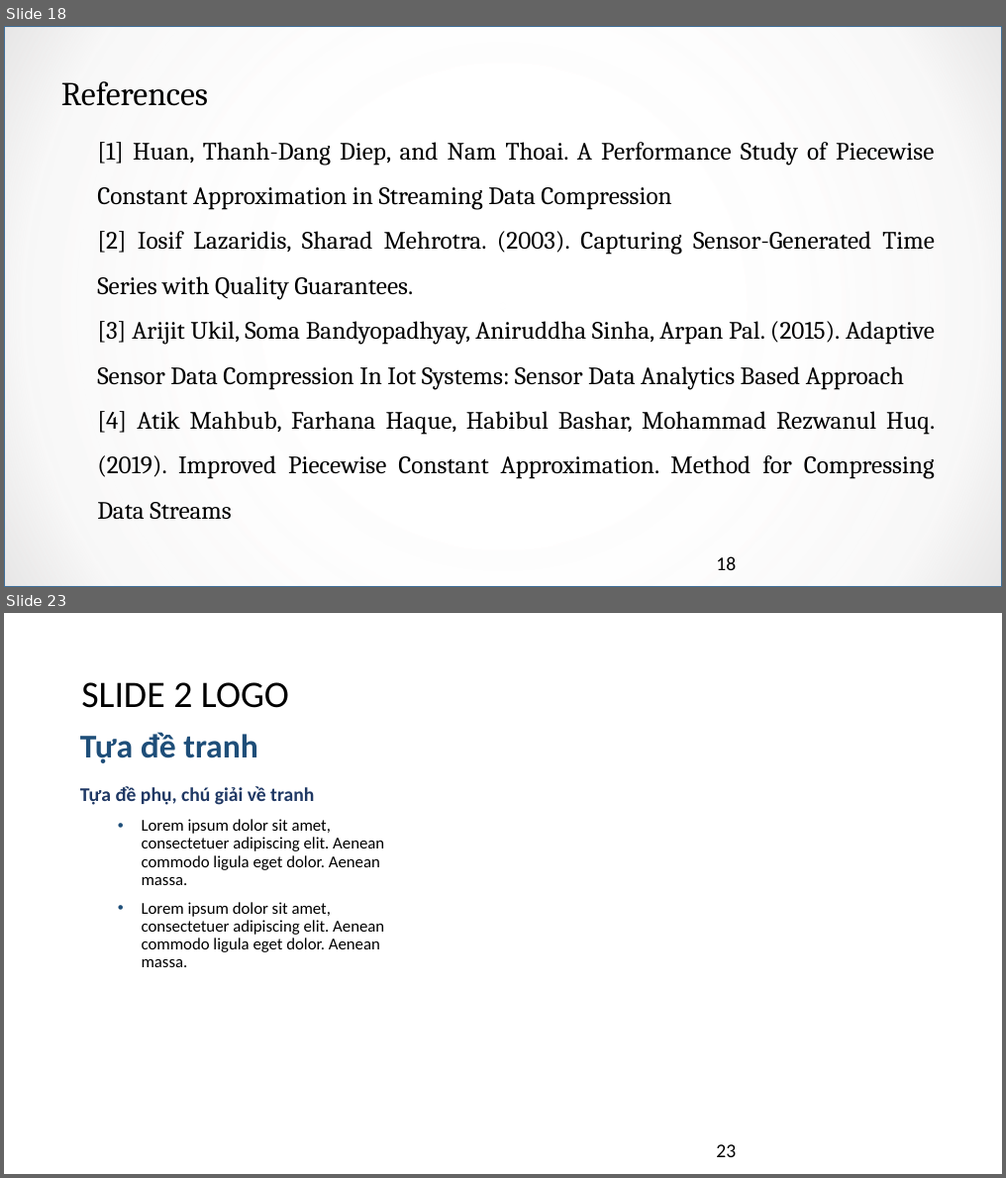
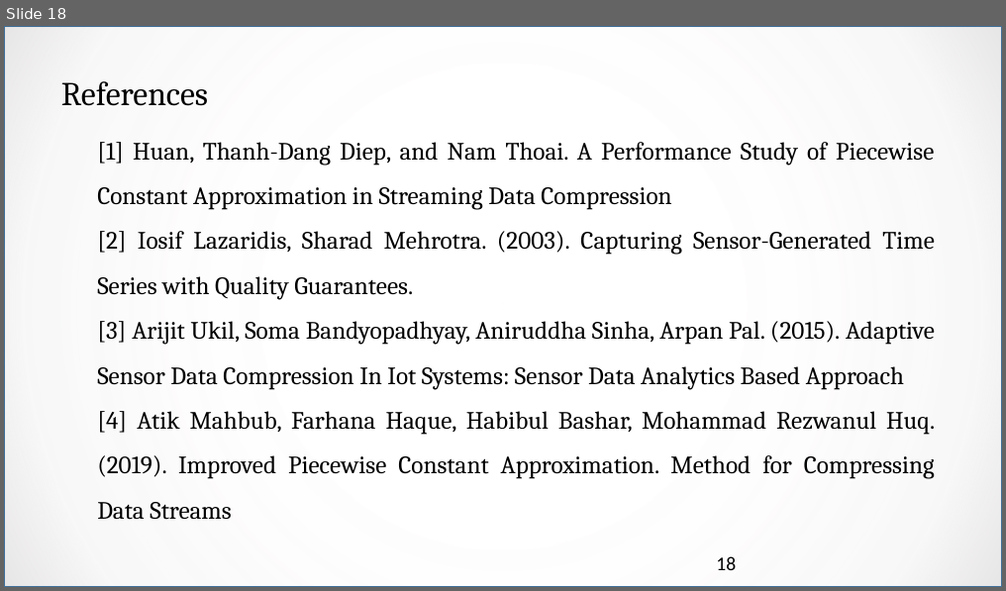
Before and after one commit to AlanPhan04/Multidisciplinary-Project, a slide deck: Midterm Seminar.pptx. Shown one above the other, each under a label of ours: slides 18 and 23 before the commit, slide 18 after it; the slides between them are not shown. The pictures are 1006x1178 and 1006x591 pixels, drawn with LibreOffice and Linux fonts; fonts in the diff are those of the drawing; background and template pictures are left out. Boxes give left, top, right and bottom in pixels: in the first picture for what was removed or moved away, otherwise in the second. Text is boxed around its words. In the diff, an @@ line names an element or a change of style, - is before the commit and + after.

```diff
--- a/Midterm Seminar.pptx
+++ b/Midterm Seminar.pptx
@@ slide 23 removed at (4,613,1002,1174), background picture (left out) @@
@@ text removed at (81,682,289,708) @@
-SLIDE 2 LOGO
@@ title removed at (80,732,257,763) @@
-Tựa đề tranh
@@ text removed at (80,786,384,967) @@
-Tựa đề phụ, chú giải về tranh
-• Lorem ipsum dolor sit amet, consectetuer adipiscing elit. Aenean commodo ligula eget dolor. Aenean massa.
-• Lorem ipsum dolor sit amet, consectetuer adipiscing elit. Aenean commodo ligula eget dolor. Aenean massa.
@@ page number removed at (716,1145,736,1157) @@
-23
```
Also in this commit, not shown: 4 other slides removed, 1 other file.
